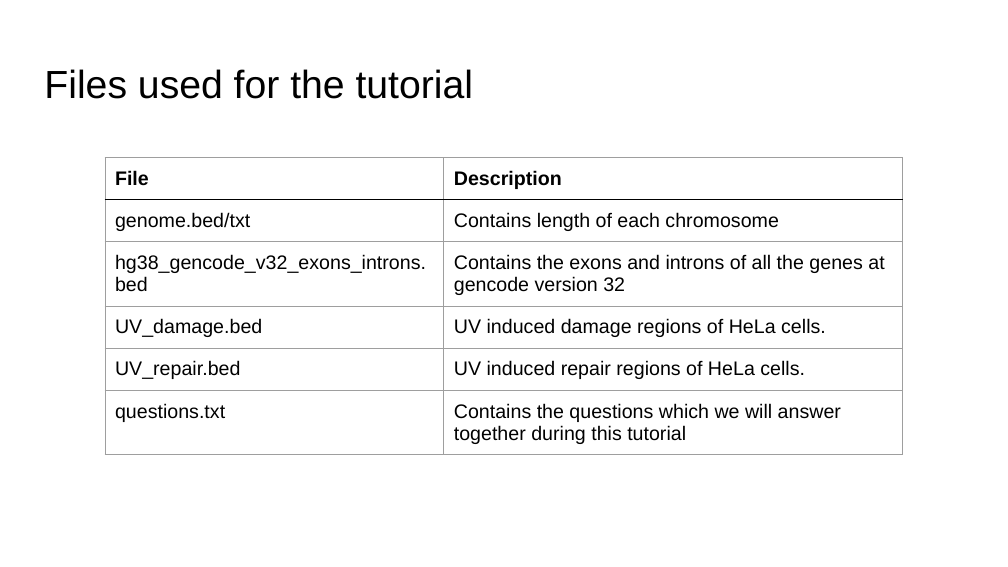
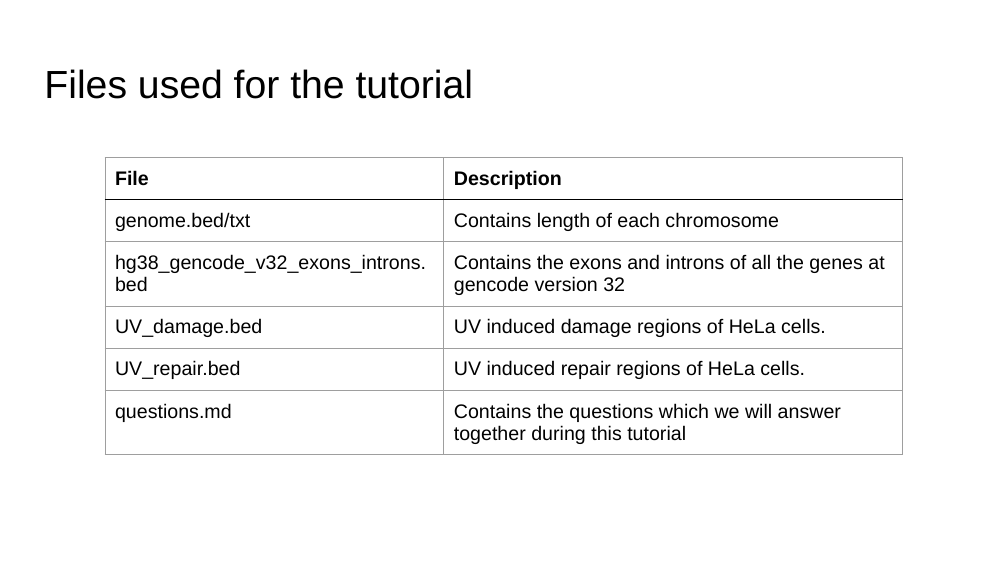
Before and after one commit to azgarian/bedtools-tutorial, a slide deck: slide 6 of The BEDTools suite.pptx. Drawn at 1008x567 pixels with LibreOffice and Linux fonts; fonts in the diff are those of the drawing. Boxes give left, top, right and bottom in pixels: in the first picture for what was removed or moved away, otherwise in the second. Text is boxed around its words. In the diff, an @@ line names an element or a change of style, - is before the commit and + after.

```diff
--- a/The BEDTools suite.pptx
+++ b/The BEDTools suite.pptx
@@ table at (105,157,903,488) @@
-row 6, column 1: questions.txt
+row 6, column 1: questions.md
```
Also in this commit, not shown: 1 other slide changed, 1 slide added.
